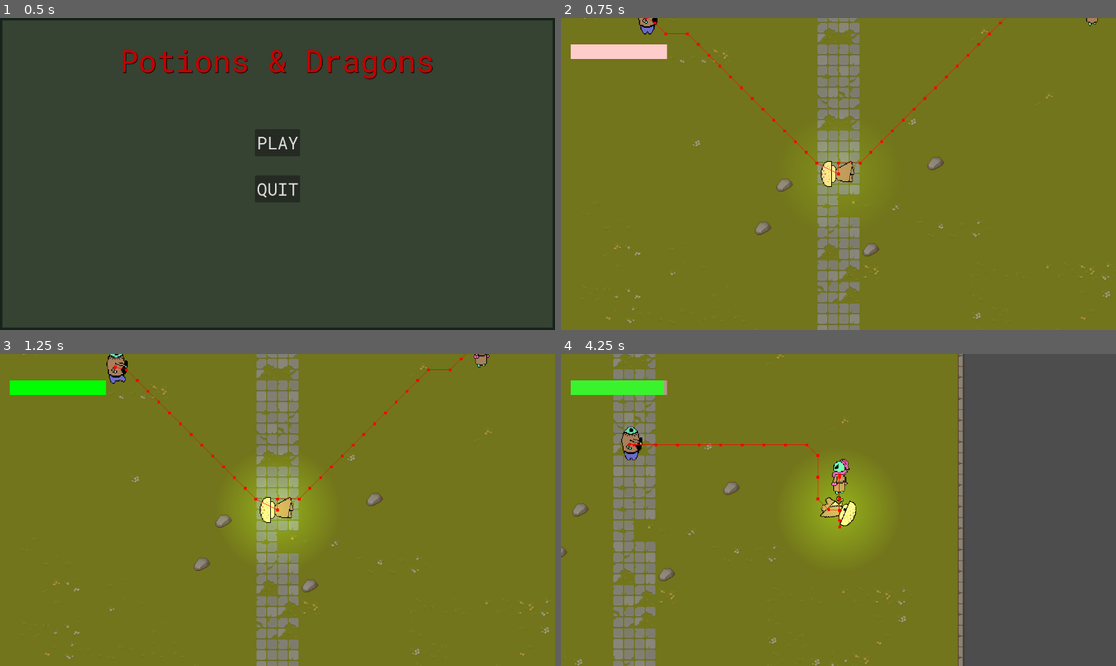
Above: before the commit, frames 1-4 (two rows, left to right).
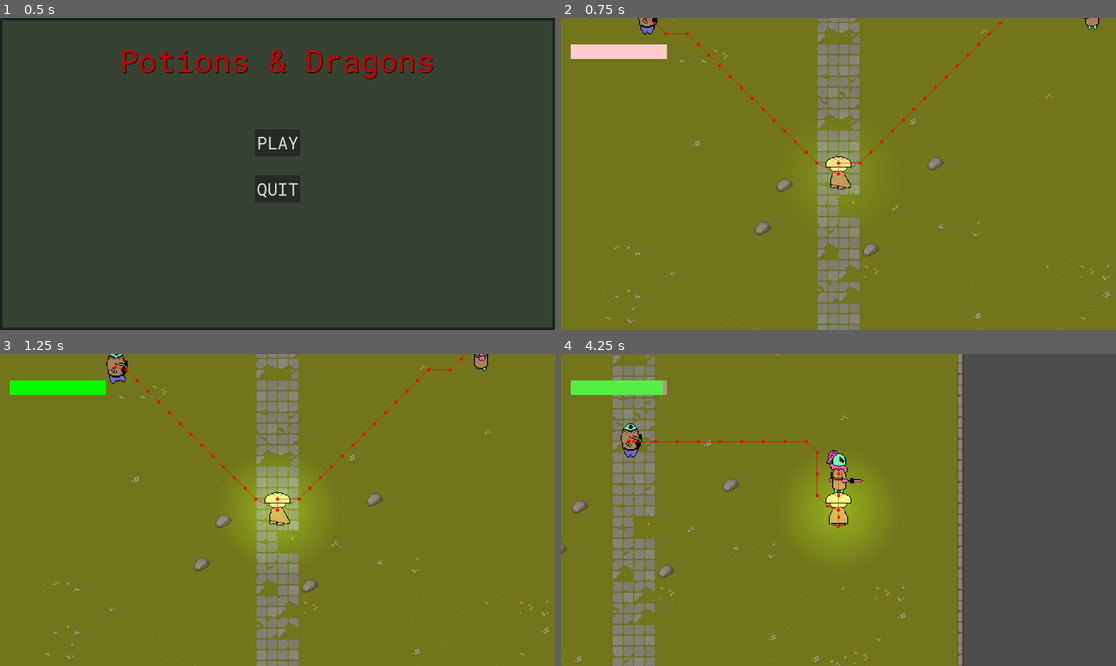
Above: after the commit, the same moments.

Repository: Cassio-4/PotionsAndDragons
Game: Godot game, scene res://ui/MainMenuScreen.tscn
Two runs of this game, one before a commit and one after it. Both use one fixed random seed, a clock stepped at 60 frames per second and the inputs below.
Inputs (mouse positions are in pixels of both pictures, inside the frame that each line leads up to):
- Up to frame 1 (0.5 s): no input
- Up to frame 2 (0.75 s): click "PLAY" at 0.5 s
- Up to frame 3 (1.25 s): no input
- Up to frame 4 (4.25 s): tap Enter at 1.25 s; move the mouse to (960, 494) at 1.27 s; hold D (right) 1.28-2.03 s; hold Space (lamp) 1.28-2.03 s; move the mouse to (727, 525) at 2.02 s; hold S (down) 2.03-2.78 s; click (727, 525) at 2.1 s; move the mouse to (894, 441) at 2.77 s; hold D (right) 2.78-3.53 s; hold Space (lamp) 2.78-3.53 s; move the mouse to (810, 572) at 3.52 s; hold W (up) from 3.53 s (still down); click (810, 572) at 3.6 s

Frame 1 is identical in both runs. In frame 2, 0.5% of the frame differs, in the area x 46-97%, y 0-56%; in frame 3, 0.6%; in frame 4, 6.1%, in the area x 0-73%, y 0-100%.

Commit message:
sprite player lookat mouse, stab animation

Diff:
--- a/scenes/enemies/enemy.gd
+++ b/scenes/enemies/enemy.gd
@@ -6,10 +6,6 @@
 @onready var weapon      = $Weapon
 @onready var team        = $Team
 @export var movement_speed: int
-
-func _ready():
-	ai.initialize(self, weapon, team.team)
-	weapon.initialize(team.team, 0.5)
 
 func velocity_toward(alocation: Vector2) -> Vector2:
 	return global_position.direction_to(alocation) * movement_speed
--- a/scenes/enemies/moth/MothAI.gd
+++ b/scenes/enemies/moth/MothAI.gd
@@ -58,6 +58,7 @@
 			actor.velocity = actor.velocity_toward(next_path_position)
 			actor.move_and_slide()
 		State.ATTACK:
+			actor.velocity = Vector2.ZERO
 			if (self.target != null) and (weapon != null):
 				weapon.stab(target)
 		_:
--- a/scenes/enemies/moth/MothStab.tscn
+++ b/scenes/enemies/moth/MothStab.tscn
@@ -1,7 +1,6 @@
-[gd_scene load_steps=4 format=3 uid="uid://cgm02sx2jy8i3"]
+[gd_scene load_steps=3 format=3 uid="uid://cgm02sx2jy8i3"]
 
 [ext_resource type="Script" path="res://scripts/projectile.gd" id="1_lsona"]
-[ext_resource type="Texture2D" uid="uid://bqniffs8hekcd" path="res://assets/bullet.png" id="2_uljvp"]
 
 [sub_resource type="RectangleShape2D" id="RectangleShape2D_1x323"]
 size = Vector2(4.91077, 4.91085)
@@ -11,19 +10,15 @@
 speed = 25
 
 [node name="CollisionShape2D" type="CollisionShape2D" parent="."]
-position = Vector2(2.46874, 0.181776)
 rotation = 1.5708
 shape = SubResource("RectangleShape2D_1x323")
-
-[node name="Sprite2D" type="Sprite2D" parent="."]
-position = Vector2(2.46433, 0.157499)
-rotation = 1.5708
-scale = Vector2(1, 0.491385)
-texture = ExtResource("2_uljvp")
 
 [node name="KillTimer" type="Timer" parent="."]
 wait_time = 0.2
 one_shot = true
 
+[node name="Sprite2D" type="Sprite2D" parent="."]
+visible = false
+
 [connection signal="body_entered" from="." to="." method="_on_body_entered"]
 [connection signal="timeout" from="KillTimer" to="." method="_on_kill_timer_timeout"]
--- /dev/null
+++ b/scenes/enemies/moth/moth.gd
@@ -0,0 +1,32 @@
+extends Enemy
+
+@onready var animation_player = $AnimationPlayer
+
+func _ready():
+	ai.initialize(self, weapon, team.team)
+	weapon.initialize(team.team, 0.5)
+	weapon.visible = false
+
+func _physics_process(_delta):
+	update_animations()
+
+func update_animations():
+	var direction = "down"
+	if velocity.length() == 0:
+		var last_animation_played = animation_player.assigned_animation
+		if "left" in last_animation_played:
+			animation_player.play("left_idle")
+		elif "right" in last_animation_played:
+			animation_player.play("right_idle")
+		elif "up" in last_animation_played:
+			animation_player.play("up_idle")
+		elif "down" in last_animation_played:
+			animation_player.play("down_idle")
+
+		if animation_player.is_playing():
+			animation_player.stop()
+	else:
+		if velocity.x < 0:   direction = "left"
+		elif velocity.x > 0: direction = "right"
+		elif velocity.y < 0: direction = "up"
+		animation_player.play("walk_" + direction)
--- a/scenes/enemies/moth/moth.tscn
+++ b/scenes/enemies/moth/moth.tscn
@@ -1,6 +1,6 @@
 [gd_scene load_steps=20 format=3 uid="uid://c0fh64kueuqbl"]
 
-[ext_resource type="Script" path="res://scenes/enemies/enemy.gd" id="1_lp32k"]
+[ext_resource type="Script" path="res://scenes/enemies/moth/moth.gd" id="1_1emvo"]
 [ext_resource type="Texture2D" uid="uid://blw46h5mvjpfo" path="res://assets/moth_spritesheet.png" id="2_jd4h8"]
 [ext_resource type="PackedScene" uid="uid://cqwfrsqy6urol" path="res://scenes/health.tscn" id="3_fg03i"]
 [ext_resource type="PackedScene" uid="uid://cdtt7ua4xo8qu" path="res://scenes/enemies/moth/mothWeapon.tscn" id="4_m1bru"]
@@ -9,10 +9,250 @@
 [ext_resource type="PackedScene" uid="uid://cgm02sx2jy8i3" path="res://scenes/enemies/moth/MothStab.tscn" id="6_a5fkv"]
 
 [sub_resource type="RectangleShape2D" id="RectangleShape2D_k2v4e"]
-size = Vector2(22.6188, 50.4)
+size = Vector2(23.8801, 58.0219)
 
 [sub_resource type="CircleShape2D" id="CircleShape2D_wntdw"]
 radius = 52.0
+
+[sub_resource type="Animation" id="Animation_hj56p"]
+length = 0.001
+tracks/0/type = "value"
+tracks/0/imported = false
+tracks/0/enabled = true
+tracks/0/path = NodePath("Sprite2D:frame")
+tracks/0/interp = 1
+tracks/0/loop_wrap = true
+tracks/0/keys = {
+"times": PackedFloat32Array(0),
+"transitions": PackedFloat32Array(1),
+"update": 1,
+"values": [8]
+}
+tracks/1/type = "value"
+tracks/1/imported = false
+tracks/1/enabled = true
+tracks/1/path = NodePath("Weapon:position")
+tracks/1/interp = 1
+tracks/1/loop_wrap = true
+tracks/1/keys = {
+"times": PackedFloat32Array(0),
+"transitions": PackedFloat32Array(1),
+"update": 0,
+"values": [Vector2(-12, 5)]
+}
+tracks/2/type = "value"
+tracks/2/imported = false
+tracks/2/enabled = true
+tracks/2/path = NodePath("Weapon:rotation")
+tracks/2/interp = 1
+tracks/2/loop_wrap = true
+tracks/2/keys = {
+"times": PackedFloat32Array(0),
+"transitions": PackedFloat32Array(1),
+"update": 0,
+"values": [-1.5708]
+}
+
+[sub_resource type="Animation" id="Animation_qyh6g"]
+resource_name = "down_idle"
+length = 0.05
+tracks/0/type = "value"
+tracks/0/imported = false
+tracks/0/enabled = true
+tracks/0/path = NodePath("Sprite2D:frame")
+tracks/0/interp = 1
+tracks/0/loop_wrap = true
+tracks/0/keys = {
+"times": PackedFloat32Array(0),
+"transitions": PackedFloat32Array(1),
+"update": 1,
+"values": [1]
+}
+tracks/1/type = "value"
+tracks/1/imported = false
+tracks/1/enabled = true
+tracks/1/path = NodePath("Weapon:position")
+tracks/1/interp = 1
+tracks/1/loop_wrap = true
+tracks/1/keys = {
+"times": PackedFloat32Array(0),
+"transitions": PackedFloat32Array(1),
+"update": 0,
+"values": [Vector2(10.8978, 12.6875)]
+}
+tracks/2/type = "value"
+tracks/2/imported = false
+tracks/2/enabled = true
+tracks/2/path = NodePath("Weapon:rotation")
+tracks/2/interp = 1
+tracks/2/loop_wrap = true
+tracks/2/keys = {
+"times": PackedFloat32Array(0),
+"transitions": PackedFloat32Array(1),
+"update": 0,
+"values": [3.14159]
+}
+
+[sub_resource type="Animation" id="Animation_qr7nn"]
+resource_name = "left_idle"
+length = 0.05
+tracks/0/type = "value"
+tracks/0/imported = false
+tracks/0/enabled = true
+tracks/0/path = NodePath("Sprite2D:frame")
+tracks/0/interp = 1
+tracks/0/loop_wrap = true
+tracks/0/keys = {
+"times": PackedFloat32Array(0),
+"transitions": PackedFloat32Array(1),
+"update": 1,
+"values": [9]
+}
+tracks/1/type = "value"
+tracks/1/imported = false
+tracks/1/enabled = true
+tracks/1/path = NodePath("Weapon:rotation")
+tracks/1/interp = 1
+tracks/1/loop_wrap = true
+tracks/1/keys = {
+"times": PackedFloat32Array(0),
+"transitions": PackedFloat32Array(1),
+"update": 0,
+"values": [-1.5708]
+}
+tracks/2/type = "value"
+tracks/2/imported = false
+tracks/2/enabled = true
+tracks/2/path = NodePath("Weapon:position")
+tracks/2/interp = 1
+tracks/2/loop_wrap = true
+tracks/2/keys = {
+"times": PackedFloat32Array(0),
+"transitions": PackedFloat32Array(1),
+"update": 0,
+"values": [Vector2(-11.5962, 13.9489)]
+}
+
+[sub_resource type="Animation" id="Animation_dq0km"]
+resource_name = "right_idle"
+length = 0.05
+tracks/0/type = "value"
+tracks/0/imported = false
+tracks/0/enabled = true
+tracks/0/path = NodePath("Sprite2D:frame")
+tracks/0/interp = 1
+tracks/0/loop_wrap = true
+tracks/0/keys = {
+"times": PackedFloat32Array(0),
+"transitions": PackedFloat32Array(1),
+"update": 1,
+"values": [13]
+}
+tracks/1/type = "value"
+tracks/1/imported = false
+tracks/1/enabled = true
+tracks/1/path = NodePath("Weapon:position")
+tracks/1/interp = 1
+tracks/1/loop_wrap = true
+tracks/1/keys = {
+"times": PackedFloat32Array(0),
+"transitions": PackedFloat32Array(1),
+"update": 0,
+"values": [Vector2(12.3693, 13.9489)]
+}
+tracks/2/type = "value"
+tracks/2/imported = false
+tracks/2/enabled = true
+tracks/2/path = NodePath("Weapon:rotation")
+tracks/2/interp = 1
+tracks/2/loop_wrap = true
+tracks/2/keys = {
+"times": PackedFloat32Array(0),
+"transitions": PackedFloat32Array(1),
+"update": 0,
+"values": [1.5708]
+}
+
+[sub_resource type="Animation" id="Animation_gjges"]
+resource_name = "up_idle"
+length = 0.05
+tracks/0/type = "value"
+tracks/0/imported = false
+tracks/0/enabled = true
+tracks/0/path = NodePath("Sprite2D:frame")
+tracks/0/interp = 1
+tracks/0/loop_wrap = true
+tracks/0/keys = {
+"times": PackedFloat32Array(0),
+"transitions": PackedFloat32Array(1),
+"update": 1,
+"values": [5]
+}
+tracks/1/type = "value"
+tracks/1/imported = false
+tracks/1/enabled = true
+tracks/1/path = NodePath("Weapon:position")
+tracks/1/interp = 1
+tracks/1/loop_wrap = true
+tracks/1/keys = {
+"times": PackedFloat32Array(0),
+"transitions": PackedFloat32Array(1),
+"update": 0,
+"values": [Vector2(-0.874802, -27.2551)]
+}
+tracks/2/type = "value"
+tracks/2/imported = false
+tracks/2/enabled = true
+tracks/2/path = NodePath("Weapon:rotation")
+tracks/2/interp = 1
+tracks/2/loop_wrap = true
+tracks/2/keys = {
+"times": PackedFloat32Array(0),
+"transitions": PackedFloat32Array(1),
+"update": 0,
+"values": [0.0]
+}
+
+[sub_resource type="Animation" id="Animation_g6r6c"]
+resource_name = "walk_down"
+length = 0.35
+loop_mode = 1
+tracks/0/type = "value"
+tracks/0/imported = false
+tracks/0/enabled = true
+tracks/0/path = NodePath("Sprite2D:frame")
+tracks/0/interp = 1
+tracks/0/loop_wrap = true
+tracks/0/keys = {
+"times": PackedFloat32Array(0, 0.1, 0.2, 0.3),
+"transitions": PackedFloat32Array(1, 1, 1, 1),
+"update": 1,
+"values": [0, 1, 2, 3]
+}
+tracks/1/type = "value"
+tracks/1/imported = false
+tracks/1/enabled = true
+tracks/1/path = NodePath("Weapon:position")
+tracks/1/interp = 1
+tracks/1/loop_wrap = true
+tracks/1/keys = {
+"times": PackedFloat32Array(0),
+"transitions": PackedFloat32Array(1),
+"update": 0,
+"values": [Vector2(-12, 15)]
+}
+tracks/2/type = "value"
+tracks/2/imported = false
+tracks/2/enabled = true
+tracks/2/path = NodePath("Weapon:rotation")
+tracks/2/interp = 1
+tracks/2/loop_wrap = true
+tracks/2/keys = {
+"times": PackedFloat32Array(0),
+"transitions": PackedFloat32Array(1),
+"update": 0,
+"values": [3.14159]
+}
 
 [sub_resource type="Animation" id="Animation_eqkm6"]
 resource_name = "walk_left"
@@ -30,20 +270,29 @@
 "update": 1,
 "values": [8, 9, 10, 11]
 }
-
-[sub_resource type="Animation" id="Animation_hj56p"]
-length = 0.001
-tracks/0/type = "value"
-tracks/0/imported = false
-tracks/0/enabled = true
-tracks/0/path = NodePath("Sprite2D:frame")
-tracks/0/interp = 1
-tracks/0/loop_wrap = true
-tracks/0/keys = {
-"times": PackedFloat32Array(0),
-"transitions": PackedFloat32Array(1),
-"update": 1,
-"values": [8]
+tracks/1/type = "value"
+tracks/1/imported = false
+tracks/1/enabled = true
+tracks/1/path = NodePath("Weapon:position")
+tracks/1/interp = 1
+tracks/1/loop_wrap = true
+tracks/1/keys = {
+"times": PackedFloat32Array(0),
+"transitions": PackedFloat32Array(1),
+"update": 0,
+"values": [Vector2(-12.2102, 13.6192)]
+}
+tracks/2/type = "value"
+tracks/2/imported = false
+tracks/2/enabled = true
+tracks/2/path = NodePath("Weapon:rotation")
+tracks/2/interp = 1
+tracks/2/loop_wrap = true
+tracks/2/keys = {
+"times": PackedFloat32Array(0),
+"transitions": PackedFloat32Array(1),
+"update": 0,
+"values": [-1.5708]
 }
 
 [sub_resource type="Animation" id="Animation_5eyfu"]
@@ -62,6 +311,30 @@
 "update": 1,
 "values": [12, 13, 14, 15]
 }
+tracks/1/type = "value"
+tracks/1/imported = false
+tracks/1/enabled = true
+tracks/1/path = NodePath("Weapon:position")
+tracks/1/interp = 1
+tracks/1/loop_wrap = true
+tracks/1/keys = {
+"times": PackedFloat32Array(0),
+"transitions": PackedFloat32Array(1),
+"update": 0,
+"values": [Vector2(11.9489, 13.5738)]
+}
+tracks/2/type = "value"
+tracks/2/imported = false
+tracks/2/enabled = true
+tracks/2/path = NodePath("Weapon:rotation")
+tracks/2/interp = 1
+tracks/2/loop_wrap = true
+tracks/2/keys = {
+"times": PackedFloat32Array(0),
+"transitions": PackedFloat32Array(1),
+"update": 0,
+"values": [1.5708]
+}
 
 [sub_resource type="Animation" id="Animation_hff0i"]
 resource_name = "walk_up"
@@ -79,86 +352,29 @@
 "update": 1,
 "values": [4, 5, 6, 7]
 }
-
-[sub_resource type="Animation" id="Animation_g6r6c"]
-resource_name = "walk_down"
-length = 0.35
-loop_mode = 1
-tracks/0/type = "value"
-tracks/0/imported = false
-tracks/0/enabled = true
-tracks/0/path = NodePath("Sprite2D:frame")
-tracks/0/interp = 1
-tracks/0/loop_wrap = true
-tracks/0/keys = {
-"times": PackedFloat32Array(0, 0.1, 0.2, 0.3),
-"transitions": PackedFloat32Array(1, 1, 1, 1),
-"update": 1,
-"values": [0, 1, 2, 3]
-}
-
-[sub_resource type="Animation" id="Animation_gjges"]
-resource_name = "up_idle"
-length = 0.05
-tracks/0/type = "value"
-tracks/0/imported = false
-tracks/0/enabled = true
-tracks/0/path = NodePath("Sprite2D:frame")
-tracks/0/interp = 1
-tracks/0/loop_wrap = true
-tracks/0/keys = {
-"times": PackedFloat32Array(0),
-"transitions": PackedFloat32Array(1),
-"update": 1,
-"values": [5]
-}
-
-[sub_resource type="Animation" id="Animation_qr7nn"]
-resource_name = "left_idle"
-length = 0.05
-tracks/0/type = "value"
-tracks/0/imported = false
-tracks/0/enabled = true
-tracks/0/path = NodePath("Sprite2D:frame")
-tracks/0/interp = 1
-tracks/0/loop_wrap = true
-tracks/0/keys = {
-"times": PackedFloat32Array(0),
-"transitions": PackedFloat32Array(1),
-"update": 1,
-"values": [9]
-}
-
-[sub_resource type="Animation" id="Animation_dq0km"]
-resource_name = "right_idle"
-length = 0.05
-tracks/0/type = "value"
-tracks/0/imported = false
-tracks/0/enabled = true
-tracks/0/path = NodePath("Sprite2D:frame")
-tracks/0/interp = 1
-tracks/0/loop_wrap = true
-tracks/0/keys = {
-"times": PackedFloat32Array(0),
-"transitions": PackedFloat32Array(1),
-"update": 1,
-"values": [13]
-}
-
-[sub_resource type="Animation" id="Animation_qyh6g"]
-resource_name = "down_idle"
-length = 0.05
-tracks/0/type = "value"
-tracks/0/imported = false
-tracks/0/enabled = true
-tracks/0/path = NodePath("Sprite2D:frame")
-tracks/0/interp = 1
-tracks/0/loop_wrap = true
-tracks/0/keys = {
-"times": PackedFloat32Array(0),
-"transitions": PackedFloat32Array(1),
-"update": 1,
-"values": [1]
+tracks/1/type = "value"
+tracks/1/imported = false
+tracks/1/enabled = true
+tracks/1/path = NodePath("Weapon:position")
+tracks/1/interp = 1
+tracks/1/loop_wrap = true
+tracks/1/keys = {
+"times": PackedFloat32Array(0),
+"transitions": PackedFloat32Array(1),
+"update": 0,
+"values": [Vector2(-2, -25)]
+}
+tracks/2/type = "value"
+tracks/2/imported = false
+tracks/2/enabled = true
+tracks/2/path = NodePath("Weapon:rotation")
+tracks/2/interp = 1
+tracks/2/loop_wrap = true
+tracks/2/keys = {
+"times": PackedFloat32Array(0),
+"transitions": PackedFloat32Array(1),
+"update": 0,
+"values": [0.0]
 }
 
 [sub_resource type="AnimationLibrary" id="AnimationLibrary_irk4s"]
@@ -176,41 +392,46 @@
 
 [node name="Moth" type="CharacterBody2D" groups=["enemy"]]
 position = Vector2(2, -5)
-script = ExtResource("1_lp32k")
+script = ExtResource("1_1emvo")
 movement_speed = 150
+
+[node name="Weapon" parent="." instance=ExtResource("4_m1bru")]
+position = Vector2(-12, 5)
+rotation = -1.5708
+Stab = ExtResource("6_a5fkv")
 
 [node name="Sprite2D" type="Sprite2D" parent="."]
 texture_filter = 1
-scale = Vector2(1, 0.96)
+scale = Vector2(1.2, 1.152)
 texture = ExtResource("2_jd4h8")
 hframes = 6
 vframes = 3
 frame = 8
 
 [node name="CollisionShape2D" type="CollisionShape2D" parent="."]
-position = Vector2(-0.205654, 2.9362)
+position = Vector2(-0.836327, 3.29227)
 shape = SubResource("RectangleShape2D_k2v4e")
 
 [node name="Health" parent="." instance=ExtResource("3_fg03i")]
+position = Vector2(15.3464, -29.8518)
 health = 30
 
 [node name="AI" type="Node2D" parent="."]
 script = ExtResource("4_tnjtt")
 
 [node name="DetectionZone" type="Area2D" parent="AI"]
+position = Vector2(-1.26134, 4.83516)
 
 [node name="CollisionShape2D" type="CollisionShape2D" parent="AI/DetectionZone"]
-position = Vector2(-2.44595, 5)
+position = Vector2(-0.738655, 0.164845)
 shape = SubResource("CircleShape2D_wntdw")
 
 [node name="NavigationAgent2D" type="NavigationAgent2D" parent="."]
 path_postprocessing = 1
 debug_enabled = true
 
-[node name="Weapon" parent="." instance=ExtResource("4_m1bru")]
-Stab = ExtResource("6_a5fkv")
-
 [node name="Team" parent="." instance=ExtResource("6_38y6n")]
+position = Vector2(11.9828, -32.3745)
 team = 1
 
 [node name="AnimationPlayer" type="AnimationPlayer" parent="."]
--- a/scenes/enemies/moth/mothWeapon.gd
+++ b/scenes/enemies/moth/mothWeapon.gd
@@ -16,9 +16,11 @@
 func stab(a_target):
 	if attack_cooldown.is_stopped() and Stab != null:
 		var stab_instance = Stab.instantiate()
+		stab_instance.visible = false
 		var direction = projectile_spawn.global_position.direction_to(a_target.global_position).normalized()
 		GlobalSignals.emit_signal("projectile_fired", stab_instance, bullet_speed, damage, team,
 								projectile_spawn.global_position, direction)
+		$AnimationPlayer.play("stab")
 		attack_cooldown.start()
 	else:
 		pass
--- a/scenes/enemies/moth/mothWeapon.tscn
+++ b/scenes/enemies/moth/mothWeapon.tscn
@@ -1,13 +1,115 @@
-[gd_scene load_steps=2 format=3 uid="uid://cdtt7ua4xo8qu"]
+[gd_scene load_steps=6 format=3 uid="uid://cdtt7ua4xo8qu"]
 
 [ext_resource type="Script" path="res://scenes/enemies/moth/mothWeapon.gd" id="1_8i2lr"]
+[ext_resource type="Texture2D" uid="uid://d3phjdgbfsrlo" path="res://assets/moth_weapon.png" id="2_jrupj"]
+
+[sub_resource type="Animation" id="Animation_4sfwq"]
+length = 0.001
+tracks/0/type = "value"
+tracks/0/imported = false
+tracks/0/enabled = true
+tracks/0/path = NodePath("Sprite2D:visible")
+tracks/0/interp = 1
+tracks/0/loop_wrap = true
+tracks/0/keys = {
+"times": PackedFloat32Array(0),
+"transitions": PackedFloat32Array(1),
+"update": 1,
+"values": [true]
+}
+tracks/1/type = "value"
+tracks/1/imported = false
+tracks/1/enabled = true
+tracks/1/path = NodePath("Sprite2D:scale")
+tracks/1/interp = 1
+tracks/1/loop_wrap = true
+tracks/1/keys = {
+"times": PackedFloat32Array(0),
+"transitions": PackedFloat32Array(1),
+"update": 0,
+"values": [Vector2(1, 1.56562)]
+}
+tracks/2/type = "value"
+tracks/2/imported = false
+tracks/2/enabled = true
+tracks/2/path = NodePath(".:visible")
+tracks/2/interp = 1
+tracks/2/loop_wrap = true
+tracks/2/keys = {
+"times": PackedFloat32Array(0),
+"transitions": PackedFloat32Array(1),
+"update": 1,
+"values": [true]
+}
+
+[sub_resource type="Animation" id="Animation_0djax"]
+resource_name = "stab"
+length = 0.2
+step = 0.05
+tracks/0/type = "value"
+tracks/0/imported = false
+tracks/0/enabled = true
+tracks/0/path = NodePath("Sprite2D:visible")
+tracks/0/interp = 1
+tracks/0/loop_wrap = true
+tracks/0/keys = {
+"times": PackedFloat32Array(0, 0.2),
+"transitions": PackedFloat32Array(1, 1),
+"update": 1,
+"values": [true, false]
+}
+tracks/1/type = "value"
+tracks/1/imported = false
+tracks/1/enabled = true
+tracks/1/path = NodePath("Sprite2D:scale")
+tracks/1/interp = 1
+tracks/1/loop_wrap = true
+tracks/1/keys = {
+"times": PackedFloat32Array(0, 0.2),
+"transitions": PackedFloat32Array(1, 1),
+"update": 0,
+"values": [Vector2(1, 1.56562), Vector2(0.61, 1.871)]
+}
+tracks/2/type = "value"
+tracks/2/imported = false
+tracks/2/enabled = true
+tracks/2/path = NodePath(".:visible")
+tracks/2/interp = 1
+tracks/2/loop_wrap = true
+tracks/2/keys = {
+"times": PackedFloat32Array(0, 0.2),
+"transitions": PackedFloat32Array(1, 1),
+"update": 1,
+"values": [true, false]
+}
+
+[sub_resource type="AnimationLibrary" id="AnimationLibrary_6ch3s"]
+_data = {
+"RESET": SubResource("Animation_4sfwq"),
+"stab": SubResource("Animation_0djax")
+}
 
 [node name="MothWeapon" type="Node2D"]
 script = ExtResource("1_8i2lr")
 
 [node name="ProjectileSpawn" type="Marker2D" parent="."]
-position = Vector2(-2, 7)
+visible = false
 
 [node name="AttackCooldown" type="Timer" parent="."]
 wait_time = 0.25
 one_shot = true
+
+[node name="Sprite2D" type="Sprite2D" parent="."]
+texture_filter = 1
+position = Vector2(0, -1.15954)
+scale = Vector2(1, 1.56562)
+texture = ExtResource("2_jrupj")
+offset = Vector2(0, -5.95)
+flip_v = true
+region_enabled = true
+region_rect = Rect2(8, 8, 11, 16)
+
+[node name="AnimationPlayer" type="AnimationPlayer" parent="."]
+libraries = {
+"": SubResource("AnimationLibrary_6ch3s")
+}
--- a/scenes/player/player.gd
+++ b/scenes/player/player.gd
@@ -54,7 +54,7 @@
 	velocity = velocity * speed
 	move_and_slide()
 
-	look_at(get_global_mouse_position())
+	weapon.look_at(get_global_mouse_position())
 
 func _physics_process(_delta):
 	read_input()
--- a/scenes/player/player.tscn
+++ b/scenes/player/player.tscn
@@ -49,6 +49,104 @@
 "values": [6]
 }
 
+[sub_resource type="Animation" id="Animation_lj15r"]
+resource_name = "down_idle"
+length = 0.05
+tracks/0/type = "value"
+tracks/0/imported = false
+tracks/0/enabled = true
+tracks/0/path = NodePath("Sprite2D:frame")
+tracks/0/interp = 1
+tracks/0/loop_wrap = true
+tracks/0/keys = {
+"times": PackedFloat32Array(0),
+"transitions": PackedFloat32Array(1),
+"update": 1,
+"values": [1]
+}
+
+[sub_resource type="Animation" id="Animation_7xj1a"]
+resource_name = "left_idle"
+length = 0.05
+tracks/0/type = "value"
+tracks/0/imported = false
+tracks/0/enabled = true
+tracks/0/path = NodePath("Sprite2D:frame")
+tracks/0/interp = 1
+tracks/0/loop_wrap = true
+tracks/0/keys = {
+"times": PackedFloat32Array(0),
+"transitions": PackedFloat32Array(1),
+"update": 1,
+"values": [13]
+}
+
+[sub_resource type="Animation" id="Animation_ebnrx"]
+resource_name = "right_idle"
+length = 0.05
+tracks/0/type = "value"
+tracks/0/imported = false
+tracks/0/enabled = true
+tracks/0/path = NodePath("Sprite2D:frame")
+tracks/0/interp = 1
+tracks/0/loop_wrap = true
+tracks/0/keys = {
+"times": PackedFloat32Array(0),
+"transitions": PackedFloat32Array(1),
+"update": 1,
+"values": [9]
+}
+
+[sub_resource type="Animation" id="Animation_58pvq"]
+resource_name = "up_idle"
+length = 0.05
+tracks/0/type = "value"
+tracks/0/imported = false
+tracks/0/enabled = true
+tracks/0/path = NodePath("Sprite2D:frame")
+tracks/0/interp = 1
+tracks/0/loop_wrap = true
+tracks/0/keys = {
+"times": PackedFloat32Array(0),
+"transitions": PackedFloat32Array(1),
+"update": 1,
+"values": [5]
+}
+
+[sub_resource type="Animation" id="Animation_da8kb"]
+resource_name = "walk_down"
+length = 0.35
+loop_mode = 1
+tracks/0/type = "value"
+tracks/0/imported = false
+tracks/0/enabled = true
+tracks/0/path = NodePath("Sprite2D:frame")
+tracks/0/interp = 1
+tracks/0/loop_wrap = true
+tracks/0/keys = {
+"times": PackedFloat32Array(0, 0.1, 0.2, 0.3),
+"transitions": PackedFloat32Array(1, 1, 1, 1),
+"update": 1,
+"values": [0, 1, 2, 3]
+}
+
+[sub_resource type="Animation" id="Animation_gkagx"]
+resource_name = "walk_left"
+length = 0.35
+loop_mode = 1
+tracks/0/type = "value"
+tracks/0/imported = false
+tracks/0/enabled = true
+tracks/0/path = NodePath("Sprite2D:frame")
+tracks/0/interp = 1
+tracks/0/loop_wrap = true
+tracks/0/keys = {
+"times": PackedFloat32Array(0, 0.1, 0.2, 0.3),
+"transitions": PackedFloat32Array(1, 1, 1, 1),
+"update": 1,
+"values": [12, 13, 14, 15]
+}
+
 [sub_resource type="Animation" id="Animation_50xsm"]
 resource_name = "walk_right"
 length = 0.35
@@ -66,23 +164,6 @@
 "values": [8, 9, 10, 11]
 }
 
-[sub_resource type="Animation" id="Animation_gkagx"]
-resource_name = "walk_left"
-length = 0.35
-loop_mode = 1
-tracks/0/type = "value"
-tracks/0/imported = false
-tracks/0/enabled = true
-tracks/0/path = NodePath("Sprite2D:frame")
-tracks/0/interp = 1
-tracks/0/loop_wrap = true
-tracks/0/keys = {
-"times": PackedFloat32Array(0, 0.1, 0.2, 0.3),
-"transitions": PackedFloat32Array(1, 1, 1, 1),
-"update": 1,
-"values": [12, 13, 14, 15]
-}
-
 [sub_resource type="Animation" id="Animation_w2h52"]
 resource_name = "walk_up"
 length = 0.35
@@ -98,87 +179,6 @@
 "transitions": PackedFloat32Array(1, 1, 1, 1),
 "update": 1,
 "values": [4, 5, 6, 7]
-}
-
-[sub_resource type="Animation" id="Animation_da8kb"]
-resource_name = "walk_down"
-length = 0.35
-loop_mode = 1
-tracks/0/type = "value"
-tracks/0/imported = false
-tracks/0/enabled = true
-tracks/0/path = NodePath("Sprite2D:frame")
-tracks/0/interp = 1
-tracks/0/loop_wrap = true
-tracks/0/keys = {
-"times": PackedFloat32Array(0, 0.1, 0.2, 0.3),
-"transitions": PackedFloat32Array(1, 1, 1, 1),
-"update": 1,
-"values": [0, 1, 2, 3]
-}
-
-[sub_resource type="Animation" id="Animation_58pvq"]
-resource_name = "up_idle"
-length = 0.05
-tracks/0/type = "value"
-tracks/0/imported = false
-tracks/0/enabled = true
-tracks/0/path = NodePath("Sprite2D:frame")
-tracks/0/interp = 1
-tracks/0/loop_wrap = true
-tracks/0/keys = {
-"times": PackedFloat32Array(0),
-"transitions": PackedFloat32Array(1),
-"update": 1,
-"values": [5]
-}
-
-[sub_resource type="Animation" id="Animation_lj15r"]
-resource_name = "down_idle"
-length = 0.05
-tracks/0/type = "value"
-tracks/0/imported = false
-tracks/0/enabled = true
-tracks/0/path = NodePath("Sprite2D:frame")
-tracks/0/interp = 1
-tracks/0/loop_wrap = true
-tracks/0/keys = {
-"times": PackedFloat32Array(0),
-"transitions": PackedFloat32Array(1),
-"update": 1,
-"values": [1]
-}
-
-[sub_resource type="Animation" id="Animation_ebnrx"]
-resource_name = "right_idle"
-length = 0.05
-tracks/0/type = "value"
-tracks/0/imported = false
-tracks/0/enabled = true
-tracks/0/path = NodePath("Sprite2D:frame")
-tracks/0/interp = 1
-tracks/0/loop_wrap = true
-tracks/0/keys = {
-"times": PackedFloat32Array(0),
-"transitions": PackedFloat32Array(1),
-"update": 1,
-"values": [9]
-}
-
-[sub_resource type="Animation" id="Animation_7xj1a"]
-resource_name = "left_idle"
-length = 0.05
-tracks/0/type = "value"
-tracks/0/imported = false
-tracks/0/enabled = true
-tracks/0/path = NodePath("Sprite2D:frame")
-tracks/0/interp = 1
-tracks/0/loop_wrap = true
-tracks/0/keys = {
-"times": PackedFloat32Array(0),
-"transitions": PackedFloat32Array(1),
-"update": 1,
-"values": [13]
 }
 
 [sub_resource type="AnimationLibrary" id="AnimationLibrary_a6xeu"]
Binary file added: assets/moth_weapon.png
Not shown, added: assets/moth_weapon.png.import
